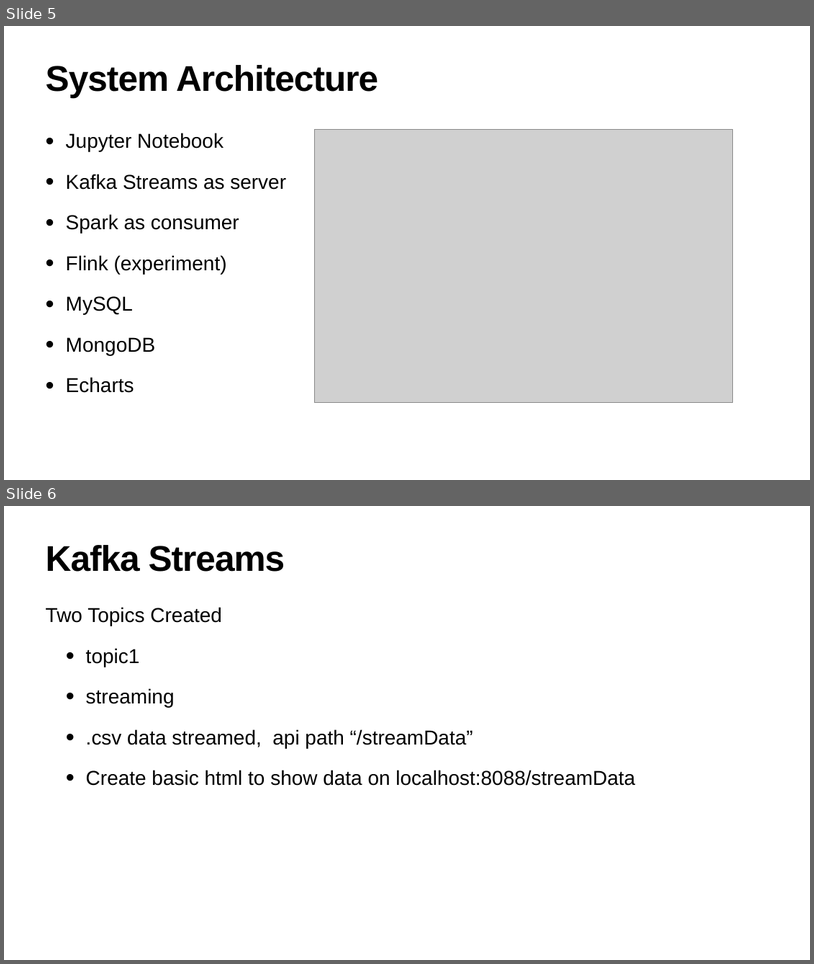
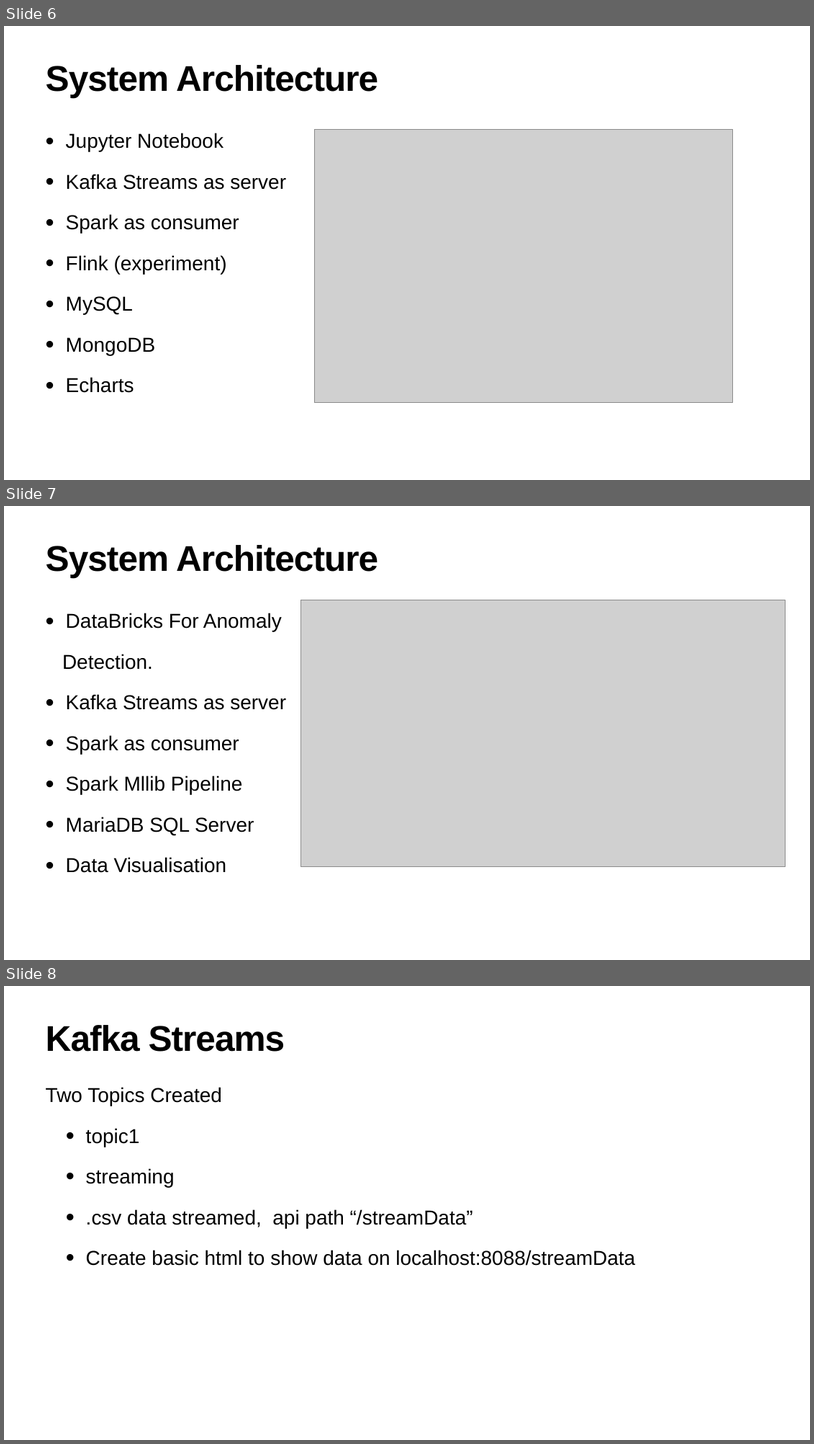
Before and after one commit to renutiw9/SM-OST-BatchAnalysis-TermProject, a slide deck: project-report/presentation.pptx. Shown one above the other, each under a label of ours: slides 5 and 6 before the commit, slides 6, 7 and 8 after it. The pictures are 814x964 and 814x1444 pixels, drawn with LibreOffice and Linux fonts; fonts in the diff are those of the drawing; grey boxes stand for pictures. Boxes give left, top, right and bottom in pixels: in the first picture for what was removed or moved away, otherwise in the second. Text is boxed around its words. In the diff, an @@ line names an element or a change of style, - is before the commit and + after.

```diff
--- a/project-report/presentation.pptx
+++ b/project-report/presentation.pptx
@@ slide 7 added at (4,506,810,960), background #FFFFFF @@
@@ title added at (46,545,378,577), 85 pt, text #000000, bold @@
+System Architecture
@@ text added at (62,613,286,872), 48 pt, text #000000 @@
+• DataBricks For Anomaly
+Detection.
+• Kafka Streams as server
+• Spark as consumer
+• Spark Mllib Pipeline
+• MariaDB SQL Server
+• Data Visualisation
@@ picture added at (301,600,785,866) @@
@@ what was slide 5 is now slide 6 @@
@@ what was slide 6 is now slide 8 @@
```
Also in this commit, not shown: 1 other slide added.
